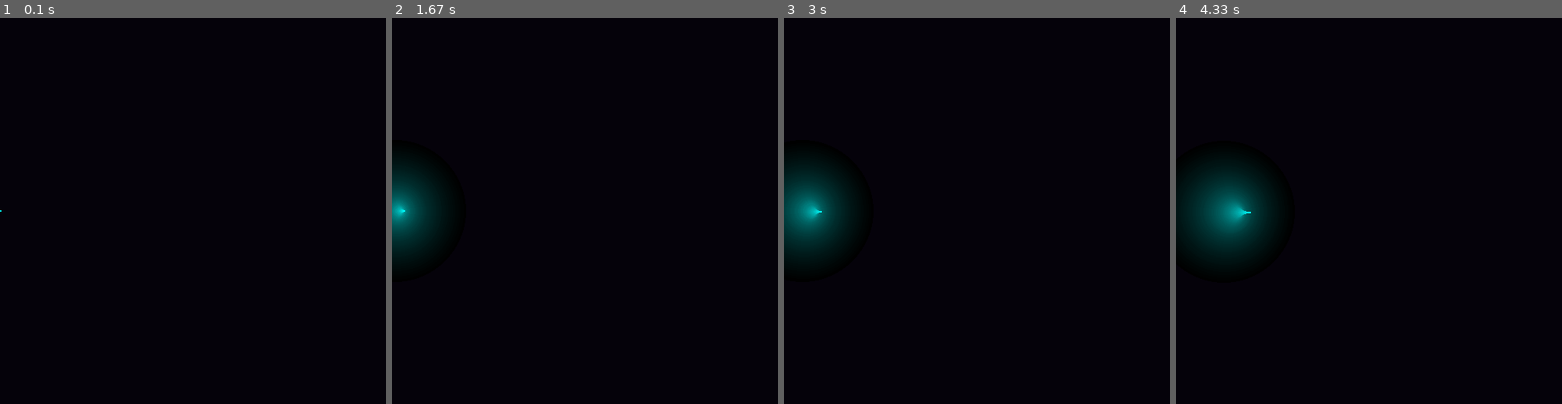
Above: before the commit, frames 1-4 (left to right).
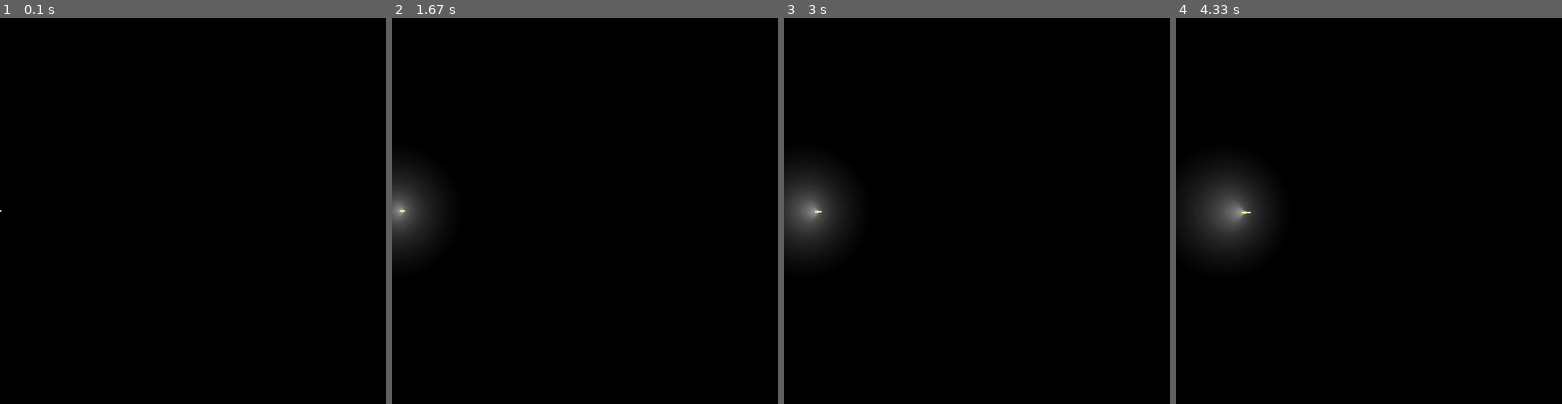
Above: after the commit, the same moments.

Repository: not-ETHICAL-HACKER/Python-Projects
Game: pygame game, started from main/sim/sonic_boom_v1.py
Two runs of this game, one before a commit and one after it. Both use one fixed random seed, a clock stepped at 60 frames per second and the inputs below.
Inputs:
- Up to frame 1 (0.1 s): no input
- Up to frame 2 (1.67 s): no input
- Up to frame 3 (3 s): no input
- Up to frame 4 (4.33 s): no input

The runs differ from the first frame. In frame 1, less than 0.1% of the frame differs, in the area x 0-1%, y 49-51%; in frame 2, 1.9%; in frame 3, 2.8%; in frame 4, 3.4%, in the area x 2-24%, y 39-61%.

Commit message:
Add color_fade toggle; tweak ring rendering
Introduce a color_fade flag and change background fill to pure black for higher contrast. Update ring drawing logic: when color_fade is enabled rings are drawn with a faded grayscale color; otherwise a magenta outline is drawn as a fallback (thinner stroke). Restore drawing of the central point. Small formatting/no-newline-at-eof adjustment.

Diff:
--- a/main/sim/sonic_boom_v1.py
+++ b/main/sim/sonic_boom_v1.py
@@ -21,6 +21,7 @@
 circles = []
 
 dt = 0
+color_fade = True
 while running:
     for event in pygame.event.get():
         if event.type == pygame.QUIT:
@@ -37,7 +38,7 @@
         x = 0
         vx = vy = 0
         # y = random.randint(int(W/4),int(W-W/4))
-    screen.fill((5, 2, 10))
+    screen.fill((0, 0, 0))
     dt = clock.tick(120) / 10_000 #! do not change or pc explode
     # print(dt)
     # break
@@ -60,12 +61,15 @@
         r = int(size[j])
 
         #? shifted cyan & magenta rings
-        if r < max(W, H):
+        if r < max(W, H) and color_fade:
             #? magenta channel (shifted slightly left)
             # pygame.draw.circle(screen, (int(180 * fade), 0, int(255 * fade)), (cx - 1, cy), r, 10)
             #? cyan channel (shifted slightly right)
-            pygame.draw.circle(screen, (0, int(255 * fade), int(255 * fade)), (cx + 1, cy), r, 10)
+            pygame.draw.circle(screen, (int(200 * fade), int(200 * fade), int(200 * fade)), (cx + 1, cy), r, 10)
+            # pygame.draw.circle(screen, (0, int(255 * fade), int(255 * fade)), (cx + 1, cy), r, 10)
+        else:
+            pygame.draw.circle(screen, (220, 20, 250), (cx + 1, cy), r, 1)
 
-        # pygame.draw.circle(screen, (255, 240, 150), (cx, cy), 1)
+        pygame.draw.circle(screen, (255, 240, 150), (cx, cy), 1)
     pygame.display.update()
 pygame.quit()
